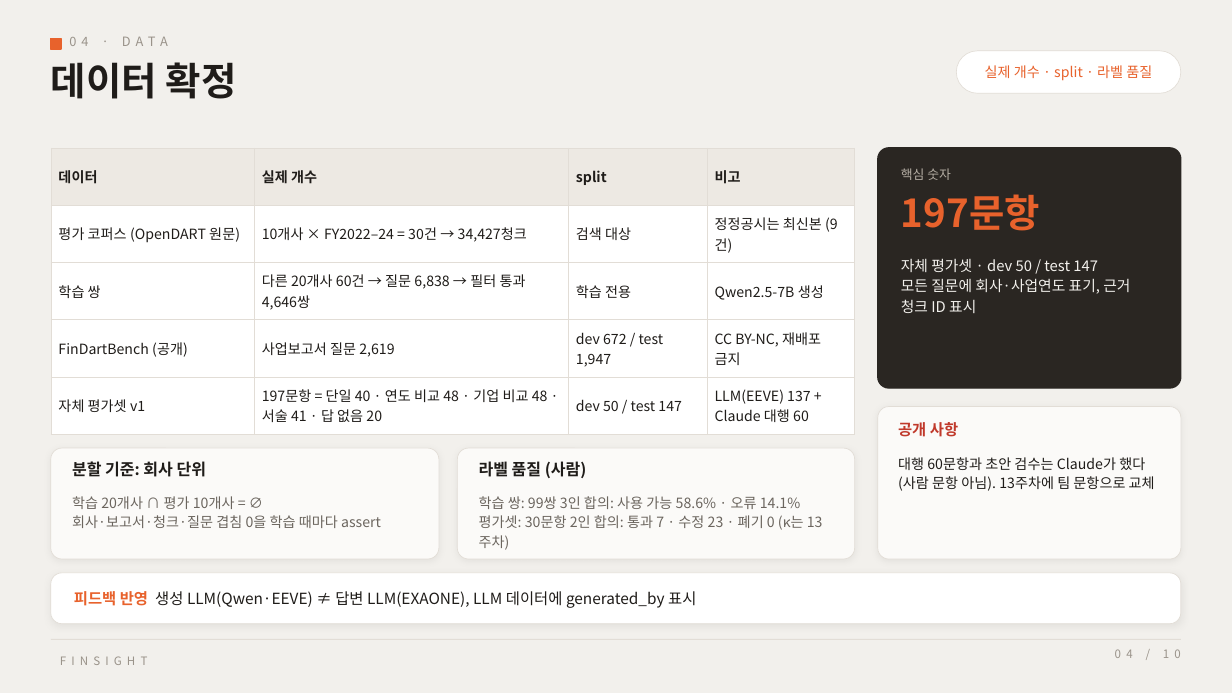
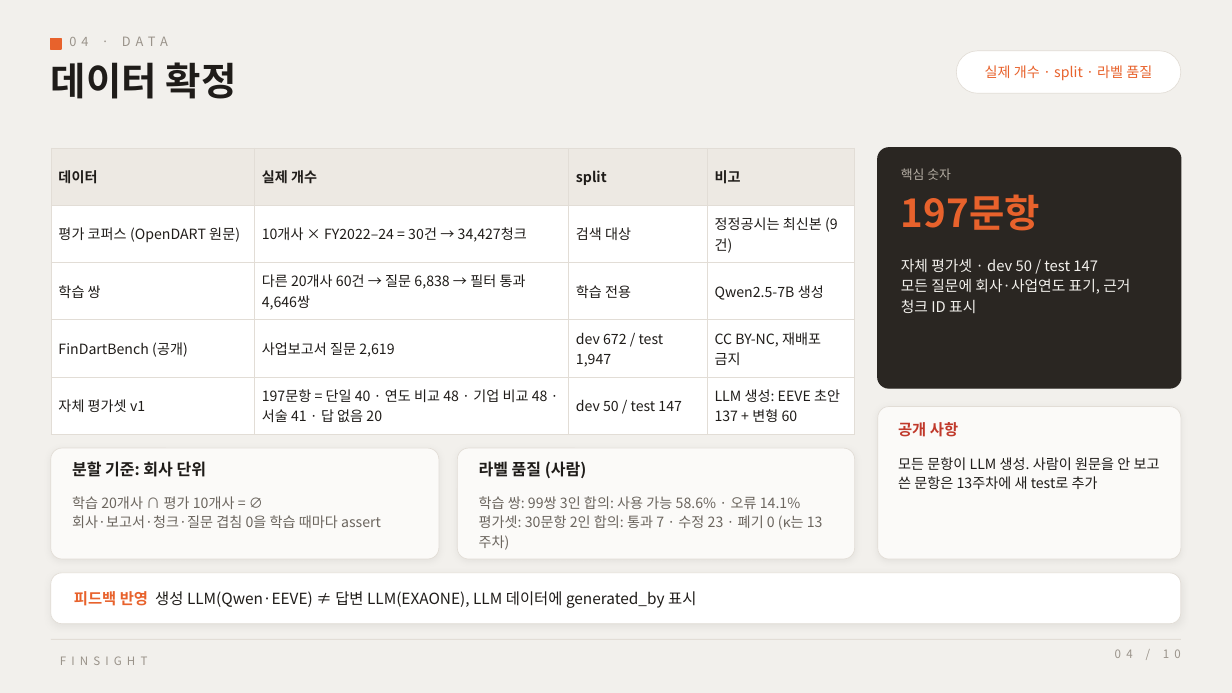
Before and after one commit to Deeplearning2-NLP/finsight-ko, a slide deck: slide 4 of docs/deliverables/FinSight_중간발표.pptx. Drawn at 1232x693 pixels with LibreOffice and Linux fonts; fonts in the diff are those of the drawing. Boxes give left, top, right and bottom in pixels: in the first picture for what was removed or moved away, otherwise in the second. Text is boxed around its words. In the diff, an @@ line names an element or a change of style, - is before the commit and + after.

```diff
--- a/docs/deliverables/FinSight_중간발표.pptx
+++ b/docs/deliverables/FinSight_중간발표.pptx
@@ table at (x1=51, y1=148, x2=855, y2=426) @@
-row 5, column 4: LLM(EEVE) 137 + Claude 대행 60
+row 5, column 4: LLM 생성: EEVE 초안 137 + 변형 60
@@ text at (x1=898, y1=457, x2=1160, y2=489): text changed @@
-대행 60문항과 초안 검수는 Claude가 했다 (사람 문항 아님). 13주차에 팀 문항으로 교체
+모든 문항이 LLM 생성. 사람이 원문을 안 보고 쓴 문항은 13주차에 새 test로 추가
```
Also in this commit, not shown: 1 other slide changed, 6 other files.
